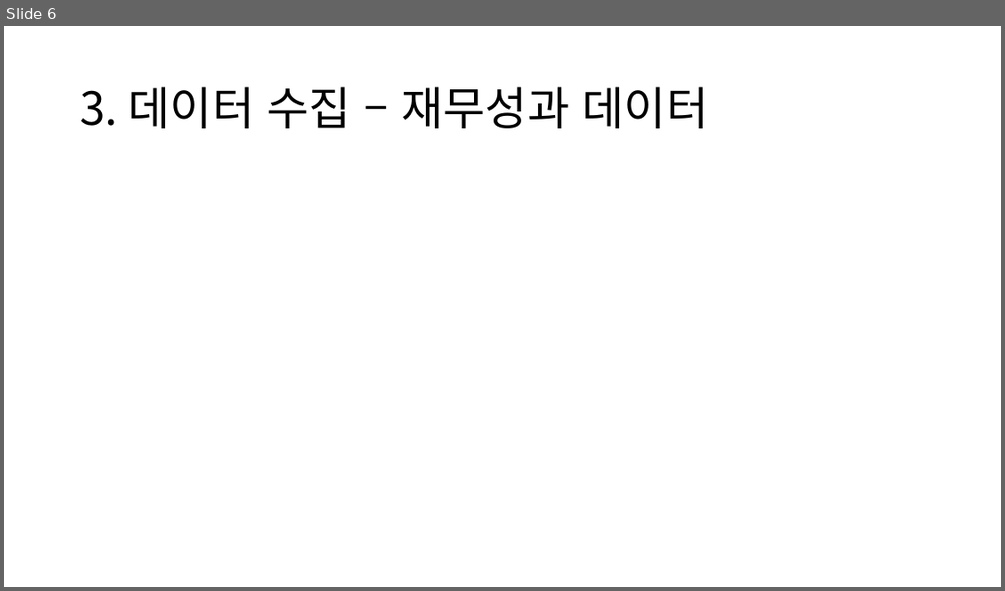
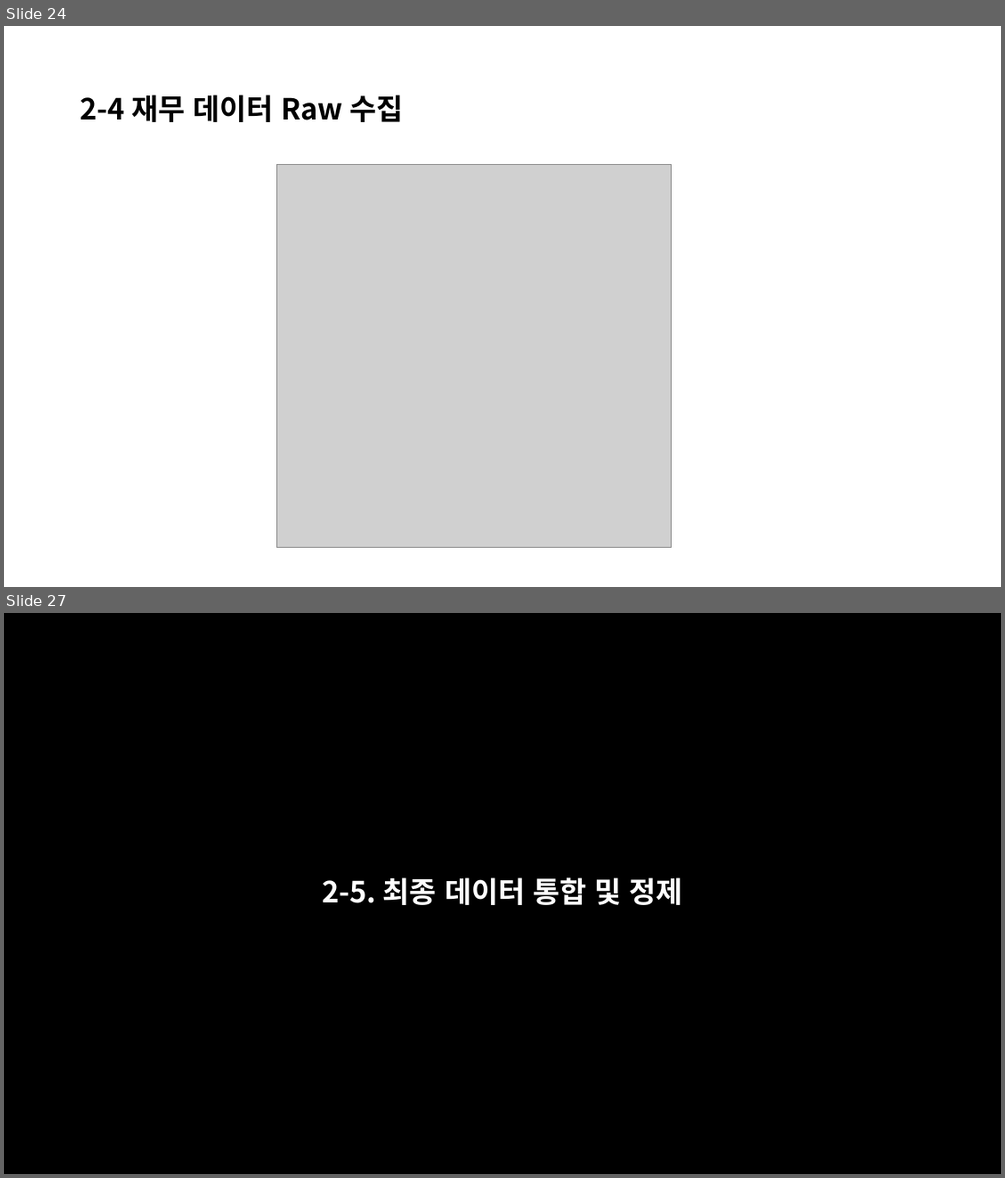
Before and after one commit to namdkgo/BigDataProject, a slide deck: 202344083_남동관_빅데이터_기말프로젝트_보고서.pptx. Shown one above the other, each under a label of ours: slide 6 before the commit, slides 24 and 27 after it; the slides between them are not shown. The pictures are 1005x591 and 1005x1178 pixels, drawn with LibreOffice and Linux fonts; fonts in the diff are those of the drawing; grey boxes stand for pictures. Boxes give left, top, right and bottom in pixels: in the first picture for what was removed or moved away, otherwise in the second. Text is boxed around its words. In the diff, an @@ line names an element or a change of style, - is before the commit and + after.

Commit message:
최종완료

```diff
--- a/202344083_남동관_빅데이터_기말프로젝트_보고서.pptx
+++ b/202344083_남동관_빅데이터_기말프로젝트_보고서.pptx
@@ slide 27 added at box(4, 613, 1001, 1174), background #FFFFFF @@
@@ rectangle added at box(4, 613, 1001, 1174), fill #000000, outline #000000 1.5 pt @@
@@ title added at box(322, 877, 682, 905), 28 pt, text #FFFFFF, bold @@
+2-5. 최종 데이터 통합 및 정제
@@ what was slide 6 is now slide 24 @@
@@ slide 24 changed as well @@
@@ title at box(80, 95, 404, 122): text changed; size 44 to 28 pt; bold on @@
-3. 데이터 수집 – 재무성과 데이터
+2-4 재무 데이터 Raw 수집
@@ picture added at box(277, 164, 671, 548) @@
```
Also in this commit, not shown: 10 other slides changed, 48 other slides added, 5 other files.
